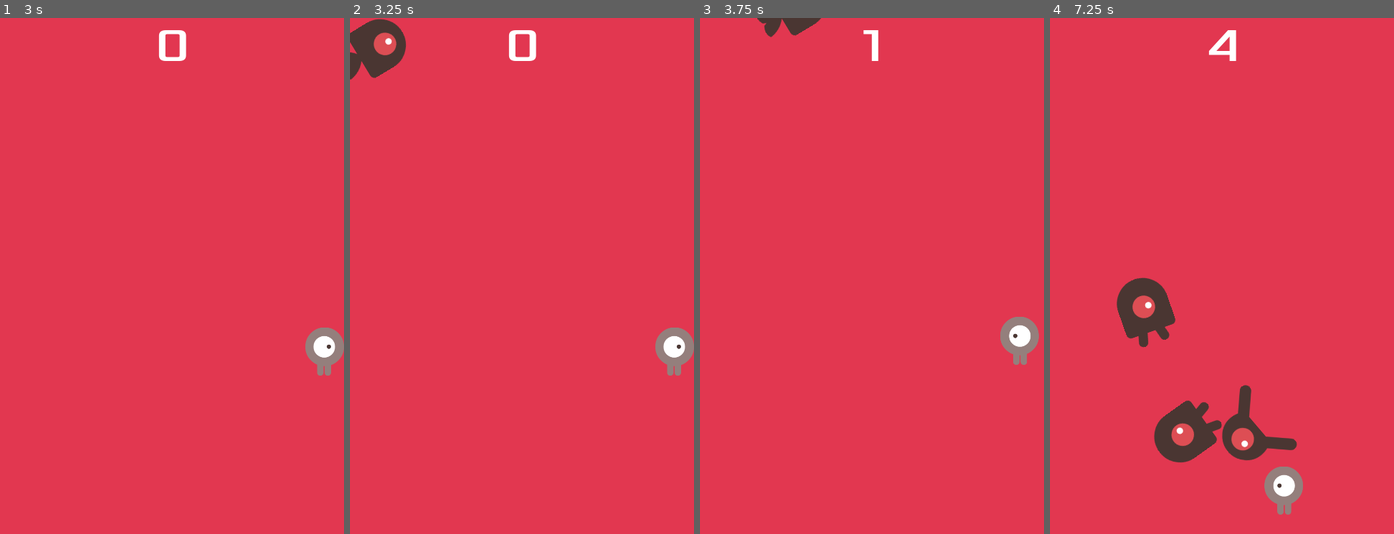
Above: before the commit, frames 1-4 (left to right).
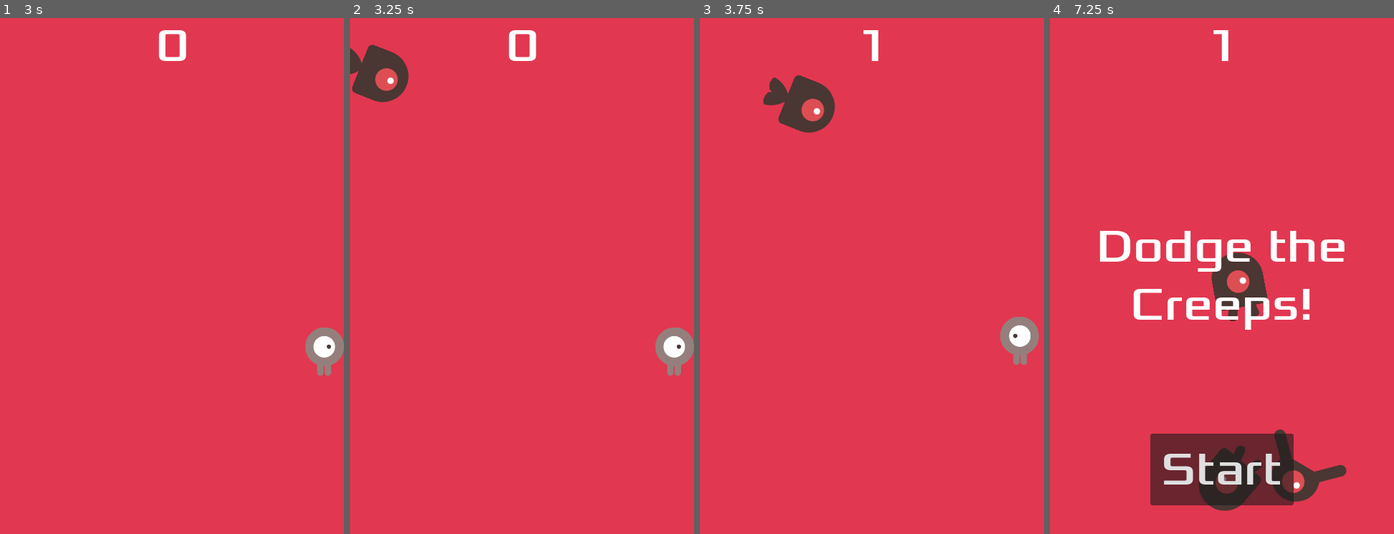
Above: after the commit, the same moments.

Repository: SantiagoLocatelli/creeps-game
Game: Godot game, scene res://main.tscn
Same seed, same stepped clock (60 frames per second), same inputs: the game is played once before the commit and once after it.
Inputs (mouse positions are in pixels of both pictures, inside the frame that each line leads up to):
- Up to frame 1 (3 s): click "Start" at 0.5 s; tap Enter at 1.25 s; move the mouse to (247, 250) at 1.27 s; hold Right (move_right) 1.28-2 s; click (247, 250) at 1.42 s; drag from (103, 301) to (275, 337) at 2.02 s; move the mouse to (206, 162) at 2.77 s; hold Right (move_right) from 2.78 s (still down)
- Up to frame 2 (3.25 s): keep holding Right (move_right)
- Up to frame 3 (3.75 s): release Right (move_right) at 3.5 s; drag from (854, 379) to (768, 198) at 3.52 s
- Up to frame 4 (7.25 s): move the mouse to (1325, 353) at 4.27 s; hold Left (move_left) 4.28-5 s; drag from (1118, 198) to (1249, 306) at 5.02 s; move the mouse to (1239, 276) at 5.77 s; hold Down (move_down) 5.78-6.5 s; click (1239, 276) at 5.92 s; drag from (1170, 147) to (1153, 301) at 6.52 s

Frame 1 is identical in both runs. In frame 2, 1.5% of the frame differs, in the area x 0-18%, y 0-17%; in frame 3, 1.8%; in frame 4, 13%, in the area x 14-87%, y 2-97%.

Commit message:
mobs direction to player

Diff:
--- a/main.gd
+++ b/main.gd
@@ -7,6 +7,7 @@
 
 var min_speed = 200
 var max_speed = 300
+var noise_strength = 0.5
 
 func _ready():
 	var config = ConfigFile.new()
@@ -14,7 +15,9 @@
 	if err == OK:
 		min_speed = config.get_value("creeps", "min_speed", min_speed)
 		max_speed = config.get_value("creeps", "max_speed", max_speed)
-		print("Creep velocidad mínima:", min_speed, ", máxima:", max_speed)
+		noise_strength = config.get_value("creeps", "noise_strength", noise_strength)
+		print("Creep velocidad mínima:", min_speed, ", máxima:", max_speed, ", ruido:", noise_strength)
+
 	else:
 		print("No se pudo cargar config.cfg, usando velocidades por defecto.")
 
@@ -47,16 +50,16 @@
 	# Set the mob's position to the random location.
 	mob.position = mob_spawn_location.position
 
-	# Set the mob's direction perpendicular to the path direction.
-	var direction = mob_spawn_location.rotation + PI / 2
+	var player_pos = $Player.global_position
+	var to_player = (player_pos - mob.position).normalized()
+	var random_angle = randf_range(-noise_strength, noise_strength)
+	var noisy_direction = to_player.rotated(random_angle)
 
-	# Add some randomness to the direction.
-	direction += randf_range(-PI / 4, PI / 4)
-	mob.rotation = direction
+	mob.rotation = noisy_direction.angle()
 
-	# Choose the velocity for the mob.
-	var velocity = Vector2(randf_range(min_speed, max_speed), 0.0)
-	mob.linear_velocity = velocity.rotated(direction)
+	# Velocidad aleatoria dentro del rango
+	var speed = randf_range(min_speed, max_speed)
+	mob.linear_velocity = noisy_direction * speed
 
 	# Spawn the mob by adding it to the Main scene.
 	add_child(mob)
